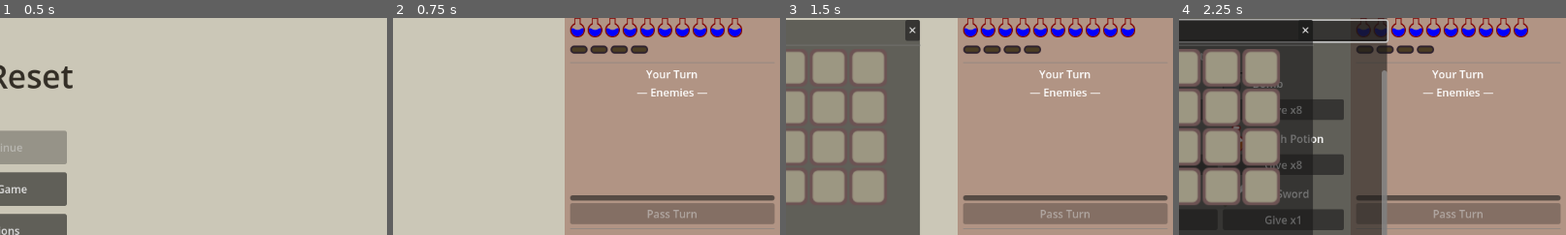
Above: before the commit, frames 1-4 (left to right).
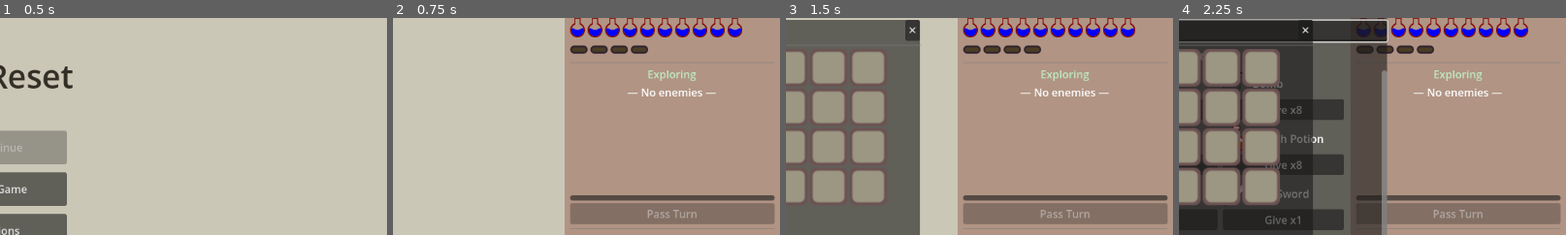
Above: after the commit, the same moments.

Repository: jiexdrop/run-reset
Game: Godot game, scene res://scenes/init.tscn
Same seed, same stepped clock (60 frames per second), same inputs: the game is played once before the commit and once after it.
Inputs (mouse positions are % of the whole screen's width and height, from its top left):
- Up to frame 1 (0.5 s): no input
- Up to frame 2 (0.75 s): click "New Game" at 0.5 s
- Up to frame 3 (1.5 s): click (92, 93) at 1.25 s
- Up to frame 4 (2.25 s): click "Items" at 2 s
The pictures show only the part of the screen within x 50-100%, y 16-65%; the shares and areas given below are measured in that part.

Frame 1 is identical in both runs. In frame 2, 0.7% of the frame differs, in the area x 60-84%, y 24-37%; in frame 3, 0.7%; in frame 4, 0.7%.

Commit message:
items cost turn, exit is a choice

Diff:
--- a/scenes/combat_ui.gd
+++ b/scenes/combat_ui.gd
@@ -74,6 +74,7 @@
 @onready var effect_label:     Label           = $MarginContainer/ContentArea/VBox/StatsSection/LevelRow/EffectBadge/Label
 @onready var pass_turn_button: Button          = $MarginContainer/ContentArea/VBox/CombatSection/PassTurnButton
 @onready var turn_label:       Label           = $MarginContainer/ContentArea/VBox/TurnLabel
+@onready var combat_label: Label = $MarginContainer/ContentArea/VBox/CombatSection/CombatLabel
 
 var _active_mob_ids: Array = []
 var _player_stunned: bool  = false
@@ -115,7 +116,9 @@
 	_setup_floor_label()
 	refresh_stats()
 	pass_turn_button.disabled = true
-	turn_label.text = "Your Turn"
+	turn_label.mouse_filter = Control.MOUSE_FILTER_STOP
+	turn_label.tooltip_text = "In combat, attacking, using items and passing all end your turn. Out of combat, items are free."
+	_update_turn_label()
 	if inv_ui:
 		inv_ui.slot_clicked.connect(_on_inventory_slot_clicked)
 		inv_ui.bag_opened.connect(_on_bag_opened)
@@ -130,6 +133,27 @@
 	if int(GameState.player.get("hp", 0)) <= 0:
 		return false   # nothing to click while the death screen is up
 	return _turn_phase == "player" and not _attack_in_progress and not _mob_turns_running
+
+
+func is_in_combat() -> bool:
+	return not _active_mob_ids.is_empty()
+
+
+## The ONLY place that writes turn_label.text (and its combat-state hint).
+func _update_turn_label() -> void:
+	var in_combat := not _active_mob_ids.is_empty()
+	if not in_combat:
+		turn_label.text = "Exploring"
+		turn_label.add_theme_color_override("font_color", Color(0.75, 0.92, 0.75))
+		combat_label.text = "— No enemies —"
+	elif _turn_phase == "enemy":
+		turn_label.text = "Enemy Turn"
+		turn_label.add_theme_color_override("font_color", Color(1.0, 0.6, 0.55))
+		combat_label.text = "— Enemies —"
+	else:
+		turn_label.text = "Your Turn — In Combat"
+		turn_label.add_theme_color_override("font_color", Color(1.0, 0.85, 0.4))
+		combat_label.text = "— Enemies —"
 
 
 func _open_pause_menu() -> void:
@@ -276,6 +300,7 @@
 		_active_mob_ids.append(mob_idx)
 		_log("A new enemy joins the fight!")
 	pass_turn_button.disabled = false
+	_update_turn_label()
 	if first_mob:
 		_rebuild_mob_cards()
 	else:
@@ -290,7 +315,7 @@
 	_shielded_this_turn = false
 	_turn_phase = "player"
 	set_combat_input_enabled(true)
-	turn_label.text = "Your Turn"
+	_update_turn_label()
 	_hide_finish_hint()
 	_hovered_mob_id = -1
 	_clear_children(mob_row)
@@ -1607,6 +1632,7 @@
 		SaveManager.save()
 		refresh_stats()
 		_log("You drink the Energy Potion and restore %d energy." % energy_restored)
+		_spend_turn_if_in_combat()
 		return
 
 	if item_key == "lemon":
@@ -1630,6 +1656,7 @@
 			"Lemon bite! Electrified %d turns\n(+%d energy)." % [zap_turns, energy_restored],
 			"You bite a lemon — sour current courses through you! Restored %d energy, Electrified for %d turns. Electrified strikes finish foes in Cistronia without the extra energy cost." % [energy_restored, zap_turns]
 		)
+		_spend_turn_if_in_combat()
 		return
 
 
@@ -1650,6 +1677,16 @@
 	refresh_stats()
 
 	_log(verb % restored)
+	_spend_turn_if_in_combat()
+
+
+## A successful consumable in combat ends the player's turn, exactly like
+## Pass Turn. Out of combat it costs nothing. Rejected uses (full HP/energy)
+## return before ever reaching this.
+func _spend_turn_if_in_combat() -> void:
+	if _active_mob_ids.is_empty():
+		return
+	on_player_moved()
 
 func _on_bag_opened() -> void:
 	if is_instance_valid(_bag_ui):
@@ -1763,7 +1800,7 @@
 	if _active_mob_ids.is_empty():
 		return
 	_turn_phase = "enemy"
-	turn_label.text = "Enemy Turn"
+	_update_turn_label()
 	_hide_finish_hint()
 	_refresh_mob_tooltips()
 	set_combat_input_enabled(false)
@@ -1804,7 +1841,7 @@
 	_mob_turns_running = false
 	_shielded_this_turn = false
 	_turn_phase = "player"
-	turn_label.text = "Your Turn"
+	_update_turn_label()
 	set_combat_input_enabled(true)
 	_refresh_mob_tooltips()
 
--- a/scenes/game.gd
+++ b/scenes/game.gd
@@ -253,10 +253,22 @@
 	var boss_key: String = ZoneRegistry.get_boss(GameState.zone)
 	var place_boss: bool = (GameState.zone_stage == ZONE_CYCLE_LENGTH) and boss_key != ""
 
+	# Exit tile: the room farthest from the start (never "0,0").
+	var exit_key: String = ""
+	var best_exit_dist := -1.0
+	for key in _gen_floor:
+		if key == "0,0" or _gen_floor[key] != "room":
+			continue
+		var p = key.split(",")
+		var d := Vector2(p[0].to_int(), p[1].to_int()).length()
+		if d > best_exit_dist:
+			best_exit_dist = d
+			exit_key = key
+
 	# Candidate rooms for the boss: any room tile except the entry room "0,0".
 	var boss_candidates: Array = []
 	for key in _gen_floor:
-		if key != "0,0" and _gen_floor[key] == "room":
+		if key != "0,0" and key != exit_key and _gen_floor[key] == "room":
 			boss_candidates.append(key)
 
 	var boss_room_key: String = ""
@@ -281,18 +293,18 @@
 
 		if key == boss_room_key:
 			mob_key = boss_key
-		elif tile_type == "room" and key != "0,0" and not pool.is_empty():
+		elif tile_type == "room" and key != "0,0" and key != exit_key and not pool.is_empty():
 			if randf() < mob_spawn_chance:
 				mob_key = pool[randi() % pool.size()]
 
 		var has_bush: bool = false
 		var has_ground_item: bool = false
-		if tile_type == "room" and key != "0,0" and mob_key == "":
+		if tile_type == "room" and key != "0,0" and key != exit_key and mob_key == "":
 			has_bush = rng.randf() < BUSH_SPAWN_CHANCE
 
 		# In Cistronia, lemons also sprout along corridors so the floor is
 		# never starved of them (corridors never hold mobs or bushes).
-		var ground_item_eligible: bool = key != "0,0" and mob_key == "" and not has_bush \
+		var ground_item_eligible: bool = key != "0,0" and key != exit_key and mob_key == "" and not has_bush \
 				and (tile_type == "room" or (is_cistronia and tile_type == "corridor"))
 		if ground_item_eligible and ground_items_placed < max_ground_items:
 			has_ground_item = rng.randf() < ground_item_chance
@@ -322,6 +334,7 @@
 			"item_key":          picked_item_key,
 			"item_count":        picked_item_count,
 			"item_collected":    false,
+			"is_exit":           key == exit_key,
 		}
 
 	_spawn_tiles()
@@ -360,7 +373,48 @@
 
 # ── Door ──────────────────────────────────────────────────────────────────────
 
+## New-style floors mark one fixed exit tile at generation. Legacy saves have
+## no such tile and keep using the "all mobs dead" door instead.
+func _has_exit_tile() -> bool:
+	for key in GameState.tiles:
+		if key != "door_spawned" and GameState.tiles[key].get("is_exit", false):
+			return true
+	return false
+
+
+## Called by tile.reveal(): the exit door appears the moment its tile is
+## revealed, whether or not any mob still lives on the floor.
+func on_tile_revealed(key: String) -> void:
+	if GameState.tiles.get(key, {}).get("is_exit", false):
+		_spawn_exit_at(key)
+
+
+func _spawn_exit_at(key: String) -> void:
+	if is_instance_valid(_door_node):
+		return
+	var parts = key.split(",")
+	var pos = Vector2(parts[0].to_int(), parts[1].to_int()) * TILE_SIZE
+	_door_node = _build_door_node(pos)
+	add_child(_door_node)
+
+
+## True when the zone boss is generated, on its spawn floor, and still alive.
+func _boss_alive() -> bool:
+	var boss_key: String = ZoneRegistry.get_boss(GameState.zone)
+	if boss_key == "" or GameState.zone_stage != ZONE_CYCLE_LENGTH:
+		return false
+	for key in GameState.tiles:
+		if key == "door_spawned":
+			continue
+		var t = GameState.tiles[key]
+		if t.get("mob", "") == boss_key and not t.get("mob_dead", false):
+			return true
+	return false
+
+
 func spawn_exit_door(force: bool = false) -> void:
+	if not force and _has_exit_tile():
+		return    # new-style floors spawn their door via the exit tile instead
 	if _door_node != null:
 		return
 
@@ -442,6 +496,9 @@
 	if zone not in ZoneRegistry.get_zone_ids() or zone_stage < 1 or zone_stage > ZONE_CYCLE_LENGTH:
 		return
 	_debug_portal_destination = {"zone": zone, "zone_stage": zone_stage}
+	if is_instance_valid(_door_node):
+		_door_node.queue_free()
+		_door_node = null
 	spawn_exit_door(true)
 
 
@@ -492,6 +549,14 @@
 		if event.button_index == MOUSE_BUTTON_LEFT and event.pressed:
 			if not _can_player_act():
 				_deny_action()
+				return
+			var cui = get_tree().get_first_node_in_group("combat_ui")
+			if cui and cui.has_method("is_in_combat") and cui.is_in_combat():
+				cui.log_message("You can't leave while enemies are engaged.")
+				return
+			if _boss_alive():
+				if cui:
+					cui.log_message("The boss still guards the way down.")
 				return
 			call_deferred("_enter_next_level")
 
@@ -573,6 +638,13 @@
 				GameState.tiles[key].get("item_collected", false),
 				int(GameState.tiles[key].get("item_count", 1)))
 
+	# Restore the exit door on load: a new-style floor whose exit tile is
+	# already visible gets its door back immediately.
+	for key in GameState.tiles:
+		if key != "door_spawned" and GameState.tiles[key].get("is_exit", false) \
+				and GameState.tiles[key].get("visible", false):
+			_spawn_exit_at(key)
+
 	update_edge_dots()
 	_ensure_player_marker()
 	_update_player_marker()
--- a/scenes/tile.gd
+++ b/scenes/tile.gd
@@ -49,6 +49,8 @@
 		game.set_player_tile(key)
 	if game:
 		game.center_camera_on_revealed()   # camera, player marker, edge dots
+	if game and game.has_method("on_tile_revealed"):
+		game.on_tile_revealed(key)
 	_refresh_mob_indicator()  # show indicator now that tile is visible
 
 	# If this tile has a live mob, add it to combat automatically.
